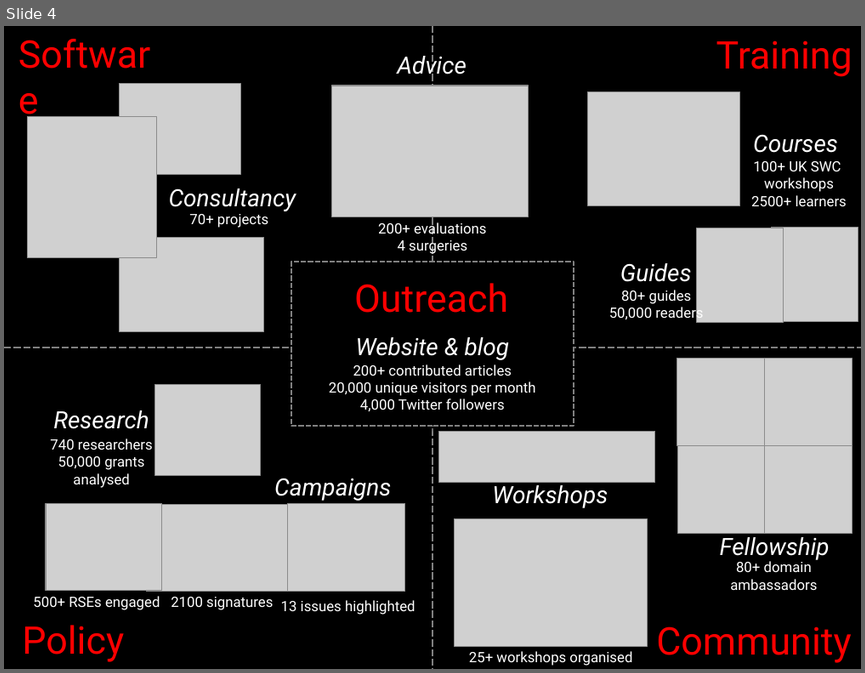
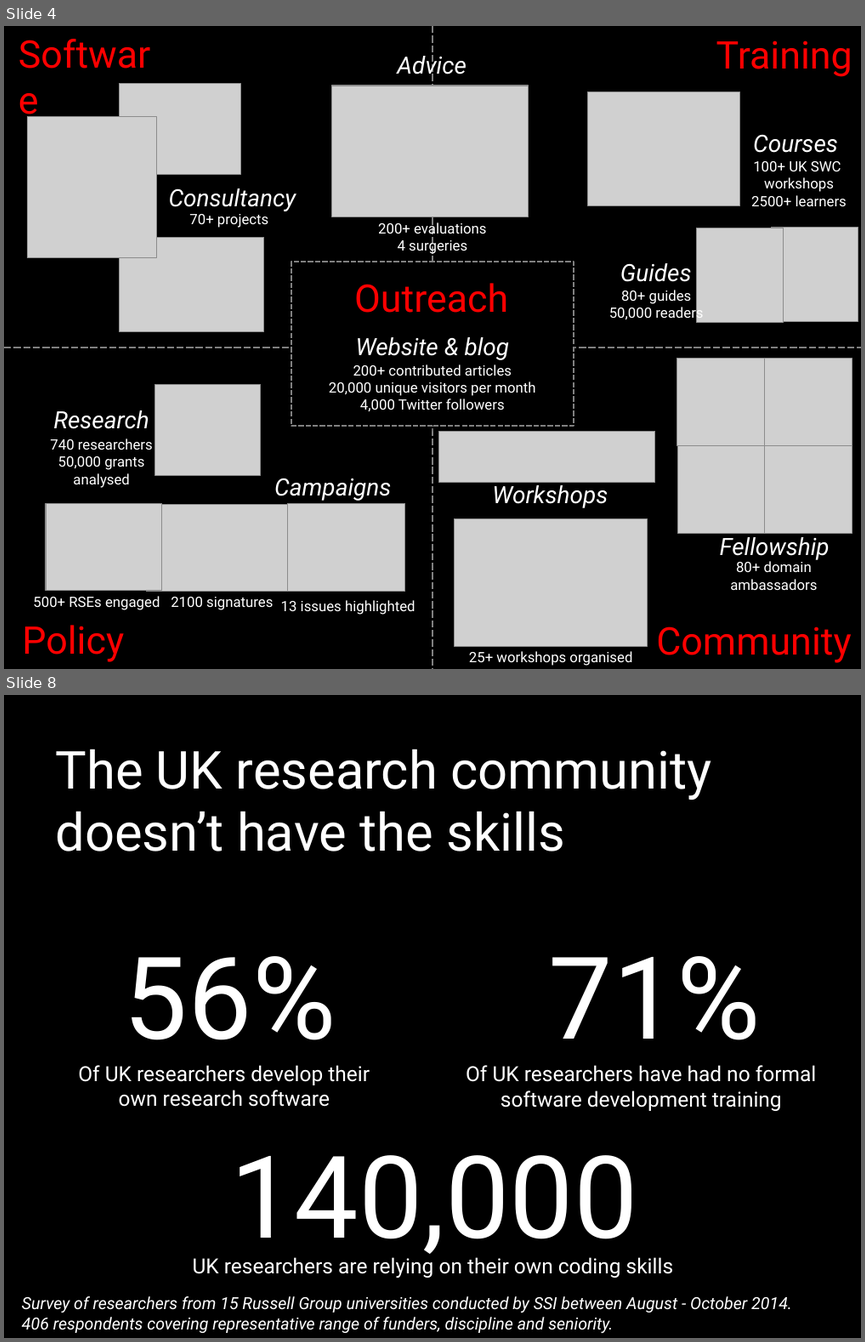
Before and after one commit to softwaresaved/outreach-materials, a slide deck: presentations/SSI Introduction.pptx. Shown one above the other, each under a label of ours: slide 4 before the commit, slides 4 and 8 after it; the slides between them are not shown. The pictures are 865x673 and 865x1342 pixels, drawn with LibreOffice and Linux fonts; fonts in the diff are those of the drawing; grey boxes stand for pictures. Boxes give left, top, right and bottom in pixels: in the first picture for what was removed or moved away, otherwise in the second. Text is boxed around its words. In the diff, an @@ line names an element or a change of style, - is before the commit and + after.

Commit message:
Added 2014 survey slides

```diff
--- a/presentations/SSI Introduction.pptx
+++ b/presentations/SSI Introduction.pptx
@@ slide 8 added at bbox=[4, 695, 861, 1338], background #000000 @@
@@ title added at bbox=[55, 749, 711, 851], 44 pt, text #FFFFFF @@
+The UK research community doesn’t have the skills
@@ text added at bbox=[124, 956, 336, 1066], 96 pt, text #FFFFFF @@
+56%
@@ text added at bbox=[549, 956, 760, 1066], 96 pt, text #FFFFFF @@
+71%
@@ text added at bbox=[78, 1065, 370, 1106], 17.6 pt, text #FFFFFF @@
+Of UK researchers develop their own research software
@@ text added at bbox=[466, 1065, 817, 1111], 17.6 pt, text #FFFFFF @@
+Of UK researchers have had no formal software development training
@@ text added at bbox=[230, 1155, 638, 1265], 96 pt, text #FFFFFF @@
+140,000
@@ text added at bbox=[193, 1257, 674, 1277], 17.6 pt, text #FFFFFF @@
+UK researchers are relying on their own coding skills
@@ text added at bbox=[22, 1296, 792, 1333], 14 pt, text #FFFFFF, italic @@
+Survey of researchers from 15 Russell Group universities conducted by SSI between August - October 2014.
+406 respondents covering representative range of funders, discipline and seniority.
```
Also in this commit, not shown: 3 other slides added, 1 other file.
